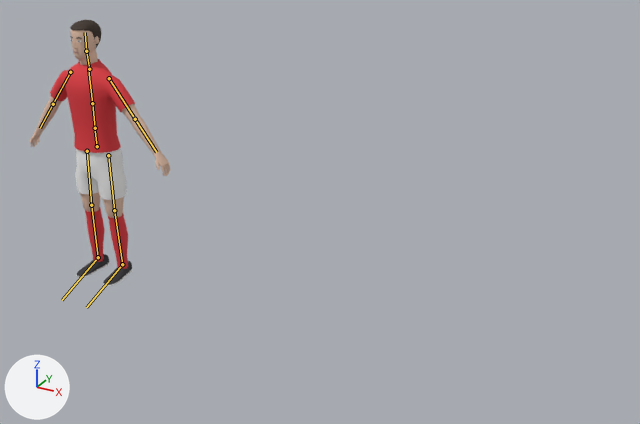
Before and after pictures for a commit that changed the glTF model match3d/assets/player.glb.
Camera for both pictures: a camera (50 mm lens) standing at (4.05, -4.24, 2.95) and looking at (1.75, -0.06, 0.86). The lights are fixed; the arrows at lower left show +X, +Y and +Z. The picture after the commit comes second. The bones that change, and the others that lie on the model, are drawn over the model as lines.

Objects in the first picture: 'arms', 'boot_soles', 'boots', 'hair', 'hands', 'head', 'legs', 'neck', 'shirt', 'shorts', 'socks'.
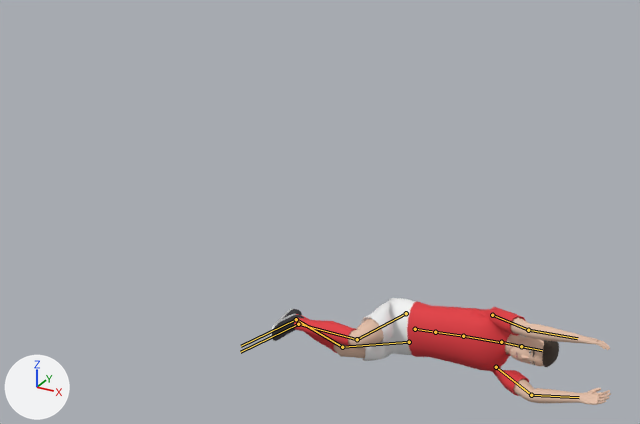
The newer file adds an action. The first version stands in its rest pose; the second is drawn at frame 32 of the action 'KeeperDiveHigh'.

Location of each change, (x1, y1, x2, y2) in pixels of the pictures (640 x 424 px):
'shirt', posed (43% wider): before (50, 59, 135, 153); after (407, 301, 529, 396)
'shorts', posed: before (75, 148, 127, 200); after (361, 298, 415, 361)
'arms', posed: before (37, 96, 160, 154); after (510, 317, 579, 403)
'socks', posed: before (85, 207, 128, 269); after (294, 314, 356, 353)
'legs', posed: before (80, 192, 124, 218); after (333, 319, 384, 358)
'head', posed: before (70, 29, 99, 60); after (509, 337, 544, 366)
'boots', posed (42% narrower): before (76, 254, 132, 285); after (272, 309, 304, 341)
'hands', posed (75% narrower, 47% taller): before (30, 128, 171, 176); after (577, 334, 611, 405)
'hair', posed: before (70, 20, 101, 49); after (542, 340, 559, 367)
'neck', posed: before (80, 49, 98, 65); after (505, 334, 525, 354)
'boot_soles', posed (53% narrower, 36% taller): before (76, 262, 133, 286); after (270, 308, 296, 341)
'eyebrows', posed (not visible before): after (532, 349, 535, 365)
bone 'hips', root to tip: before (97, 146) to (95, 131); after (415, 329) to (432, 331)
bone 'chest', root to tip: before (92, 103) to (88, 69); after (463, 336) to (501, 342)
bone 'upper_arm.L', root to tip: before (109, 78) to (135, 119); after (496, 367) to (531, 395)
bone 'forearm.L', root to tip: before (135, 119) to (156, 152); after (531, 395) to (579, 397)
bone 'upper_arm.R', root to tip: before (70, 72) to (53, 104); after (492, 315) to (528, 330)
bone 'forearm.R', root to tip: before (53, 104) to (40, 128); after (528, 330) to (577, 338)
bone 'thigh.L', root to tip: before (108, 155) to (114, 210); after (409, 342) to (342, 347)
bone 'shin.L', root to tip: before (114, 210) to (122, 264); after (342, 347) to (296, 319)
bone 'foot.L', root to tip: before (122, 264) to (86, 307); after (296, 319) to (241, 346)
bone 'thigh.R', root to tip: before (87, 151) to (91, 205); after (406, 313) to (357, 339)
bone 'shin.R', root to tip: before (91, 205) to (98, 257); after (357, 339) to (298, 324)
bone 'foot.R', root to tip: before (98, 257) to (62, 300); after (298, 324) to (240, 352)

The edits, one by one:
Bone 'hips' (bone_hips) moves from (0.0, 0.0, 0.0) to (2.36, -0.74, 0.0).
Bone 'hips' (bone_hips) turns from (0, 0, 0) to (0, 0, -82) degrees about its own x, y and z.
Bone 'chest' (bone_chest) turns from (0, 0, 0) to (4, 0, 0) degrees about its own x, y and z.
Bone 'upper_arm.L' (bone_upper_arm_l) turns from (0, 0, 0) to (6, -98, -134) degrees about its own x, y and z.
Bone 'forearm.L' (bone_forearm_l) turns from (0, 0, 0) to (-31, -7, -23) degrees about its own x, y and z.
Bone 'upper_arm.R' (bone_upper_arm_r) turns from (0, 0, 0) to (6, 98, 134) degrees about its own x, y and z.
Bone 'forearm.R' (bone_forearm_r) turns from (0, 0, 0) to (-31, 7, 23) degrees about its own x, y and z.
Bone 'thigh.L' (bone_thigh_l) turns from (0, 0, 0) to (-36, -1, 9) degrees about its own x, y and z.
Bone 'shin.L' (bone_shin_l) turns from (0, 0, 0) to (52, 1, 2) degrees about its own x, y and z.
Bone 'foot.L' (bone_foot_l) turns from (0, 0, 0) to (-17, 8, -6) degrees about its own x, y and z.
Bone 'thigh.R' (bone_thigh_r) turns from (0, 0, 0) to (-70, 2, 0) degrees about its own x, y and z.
Bone 'shin.R' (bone_shin_r) turns from (0, 0, 0) to (75, 0, -2) degrees about its own x, y and z.
Bone 'foot.R' (bone_foot_r) turns from (0, 0, 0) to (-6, 0, 0) degrees about its own x, y and z.
